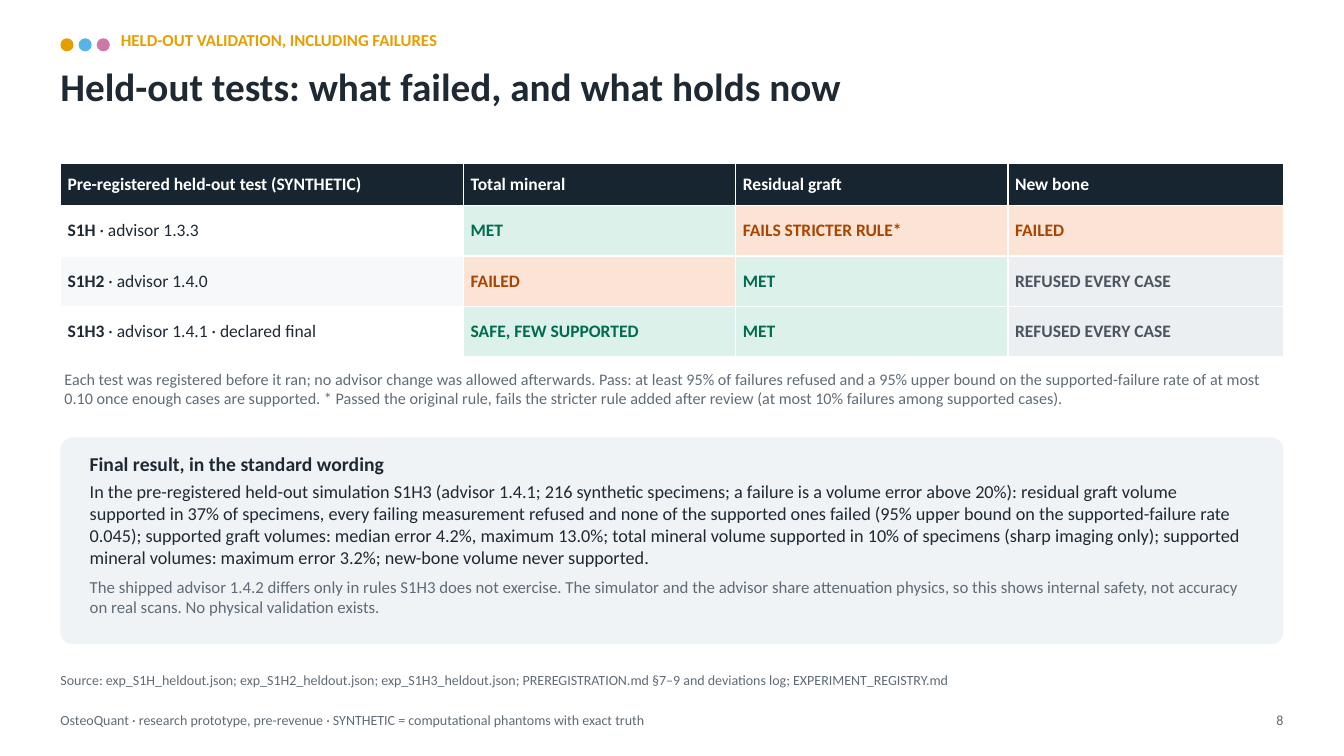
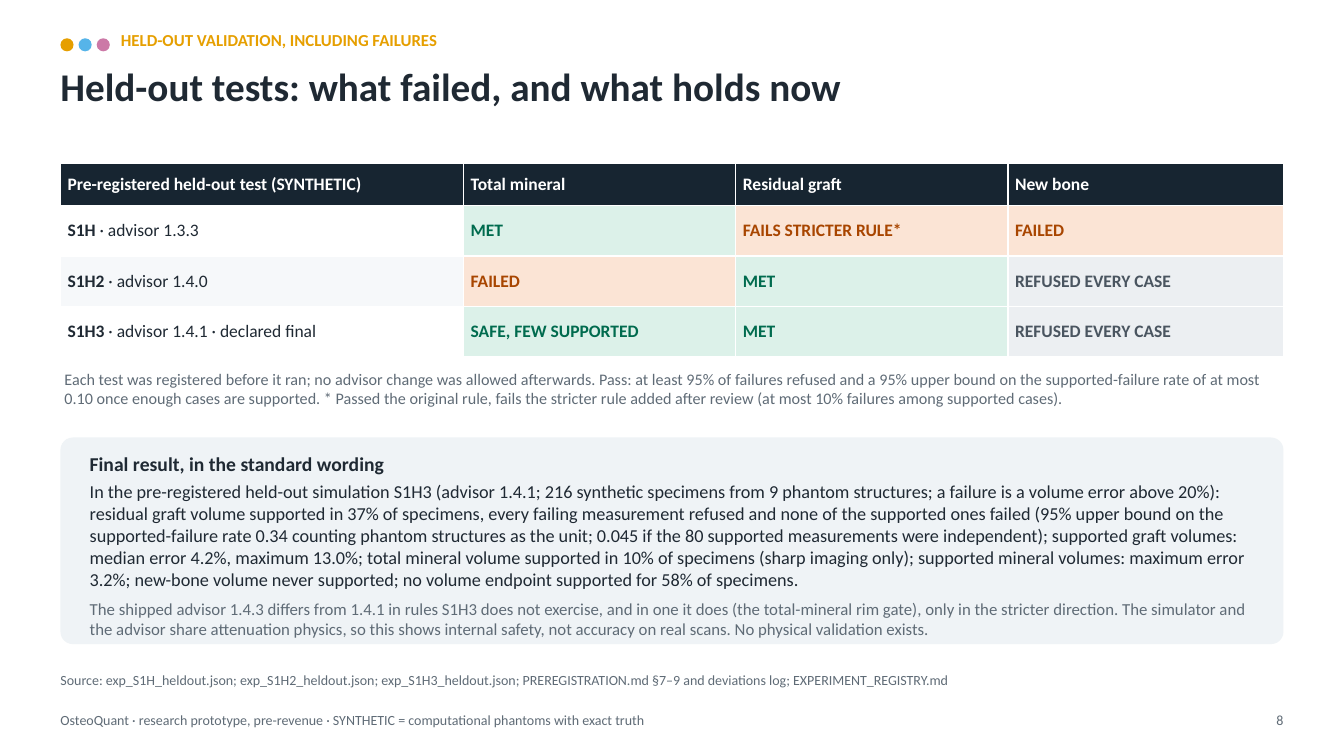
Before and after one commit to arnavhiteshpatel-cloud/playground, a slide deck: slide 8 of investor/OsteoQuant_Investor_Deck.pptx. Drawn at 1344x756 pixels with LibreOffice and Linux fonts; fonts in the diff are those of the drawing. Boxes give left, top, right and bottom in pixels: in the first picture for what was removed or moved away, otherwise in the second. Text is boxed around its words. In the diff, an @@ line names an element or a change of style, - is before the commit and + after.

```diff
--- a/investor/OsteoQuant_Investor_Deck.pptx
+++ b/investor/OsteoQuant_Investor_Deck.pptx
@@ text at (90,485,1245,638): text changed @@
-In the pre-registered held-out simulation S1H3 (advisor 1.4.1; 216 synthetic specimens; a failure is a volume error above 20%): residual graft volume supported in 37% of specimens, every failing measurement refused and none of the supported ones failed (95% upper bound on the supported-failure rate 0.045); supported graft volumes: median error 4.2%, maximum 13.0%; total mineral volume supported in 10% of specimens (sharp imaging only); supported mineral volumes: maximum error 3.2%; new-bone volume never supported.
-The shipped advisor 1.4.2 differs only in rules S1H3 does not exercise. The simulator and the advisor share attenuation physics, so this shows internal safety, not accuracy on real scans. No physical validation exists.
+In the pre-registered held-out simulation S1H3 (advisor 1.4.1; 216 synthetic specimens from 9 phantom structures; a failure is a volume error above 20%): residual graft volume supported in 37% of specimens, every failing measurement refused and none of the supported ones failed (95% upper bound on the supported-failure rate 0.34 counting phantom structures as the unit; 0.045 if the 80 supported measurements were independent); supported graft volumes: median error 4.2%, maximum 13.0%; total mineral volume supported in 10% of specimens (sharp imaging only); supported mineral volumes: maximum error 3.2%; new-bone volume never supported; no volume endpoint supported for 58% of specimens.
+The shipped advisor 1.4.3 differs from 1.4.1 in rules S1H3 does not exercise, and in one it does (the total-mineral rim gate), only in the stricter direction. The simulator and the advisor share attenuation physics, so this shows internal safety, not accuracy on real scans. No physical validation exists.
```
Also in this commit, not shown: 10 other slides changed, 17 other files.
